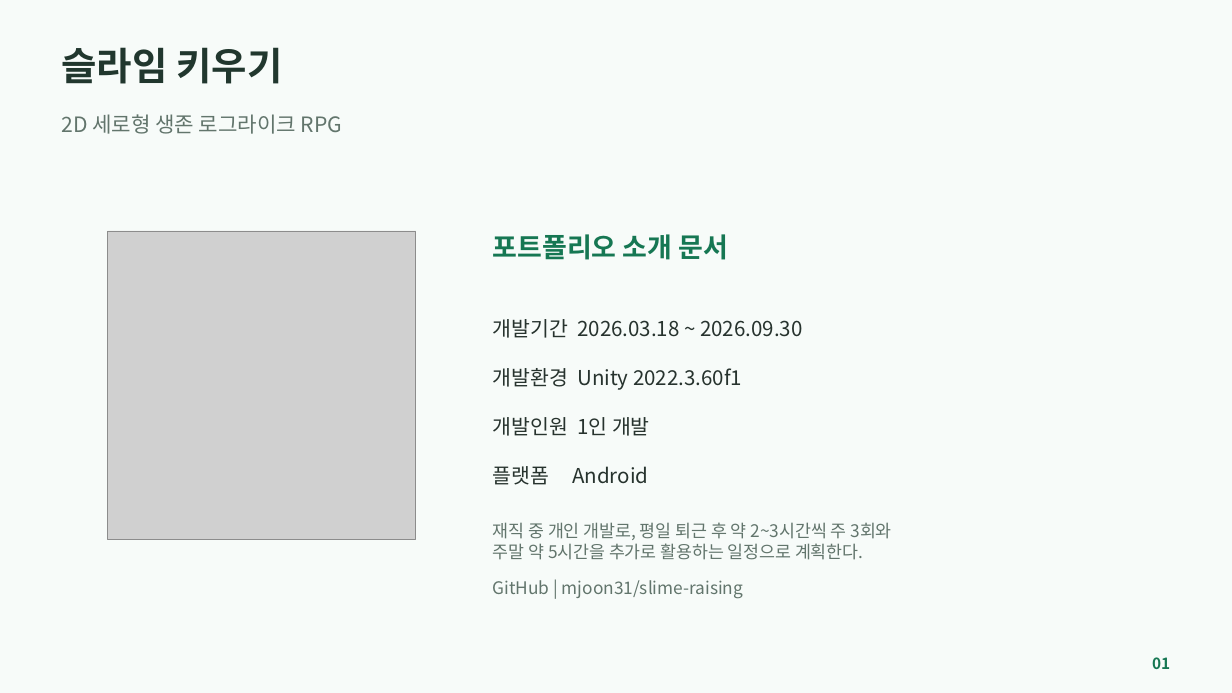
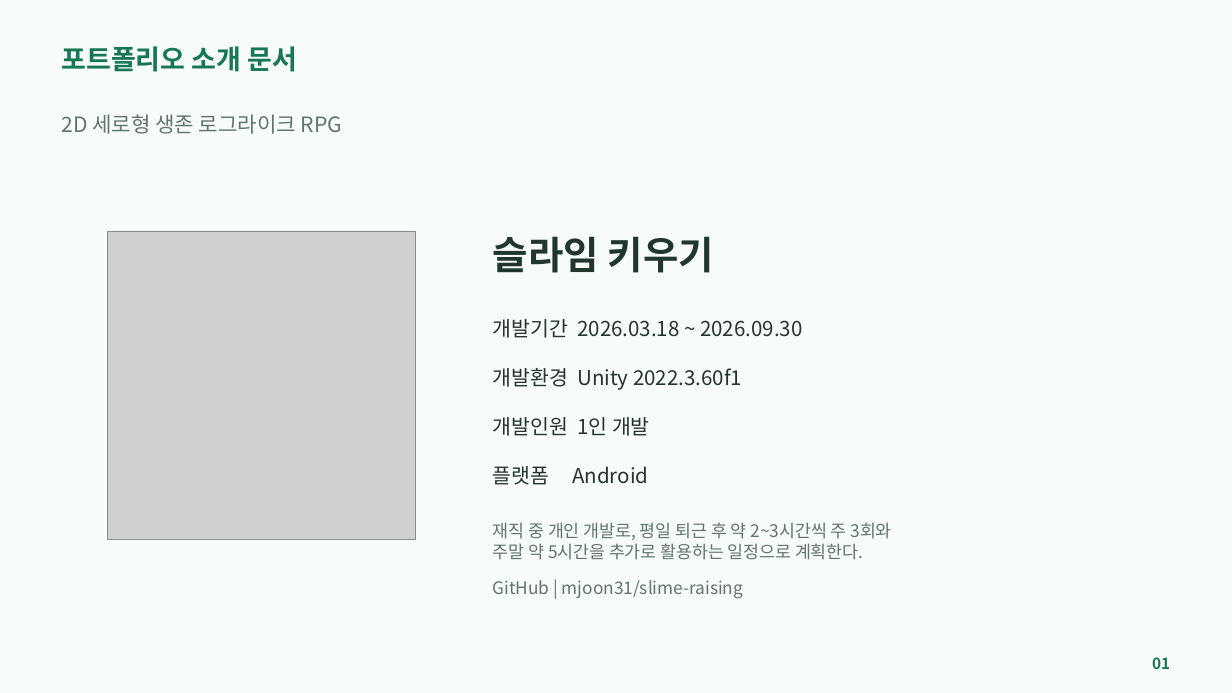
Before and after one commit to mjoon31/mjoon31, a slide deck: slide 1 of docs/assets/resources/slime-raising/introduction.pptx. Drawn at 1232x693 pixels with LibreOffice and Linux fonts; fonts in the diff are those of the drawing; grey boxes stand for pictures. Boxes give left, top, right and bottom in pixels: in the first picture for what was removed or moved away, otherwise in the second. Text is boxed around its words. In the diff, an @@ line names an element or a change of style, - is before the commit and + after.

```diff
--- a/docs/assets/resources/slime-raising/introduction.pptx
+++ b/docs/assets/resources/slime-raising/introduction.pptx
@@ text "포트폴리오 소개 문서" moved from (x1=493, y1=234, x2=729, y2=260) to (x1=62, y1=46, x2=297, y2=72) @@
@@ text "슬라임 키우기" moved from (x1=62, y1=47, x2=282, y2=84) to (x1=493, y1=236, x2=714, y2=273) @@
```
Also in this commit, not shown: 6 other files.
